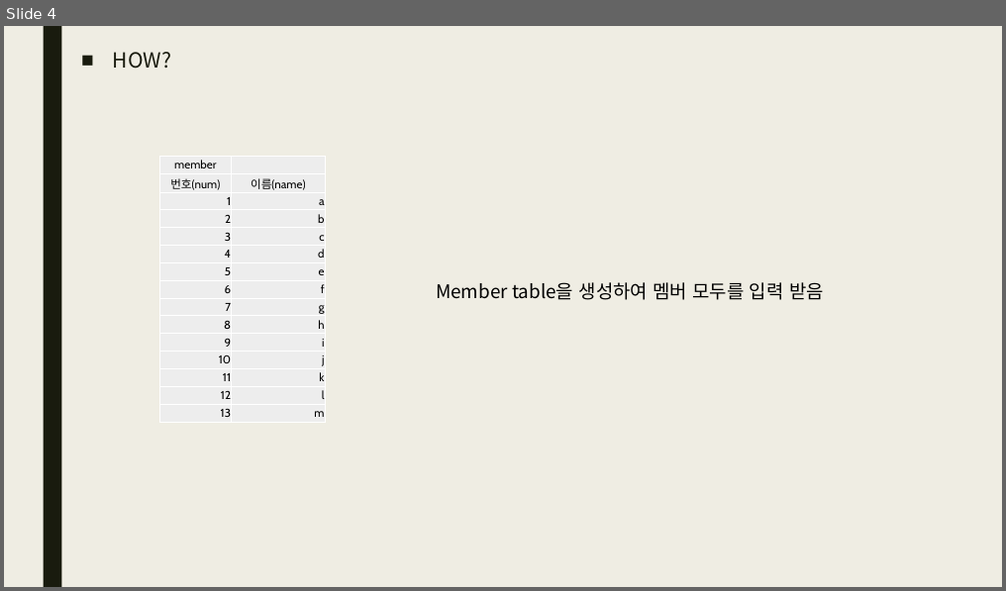
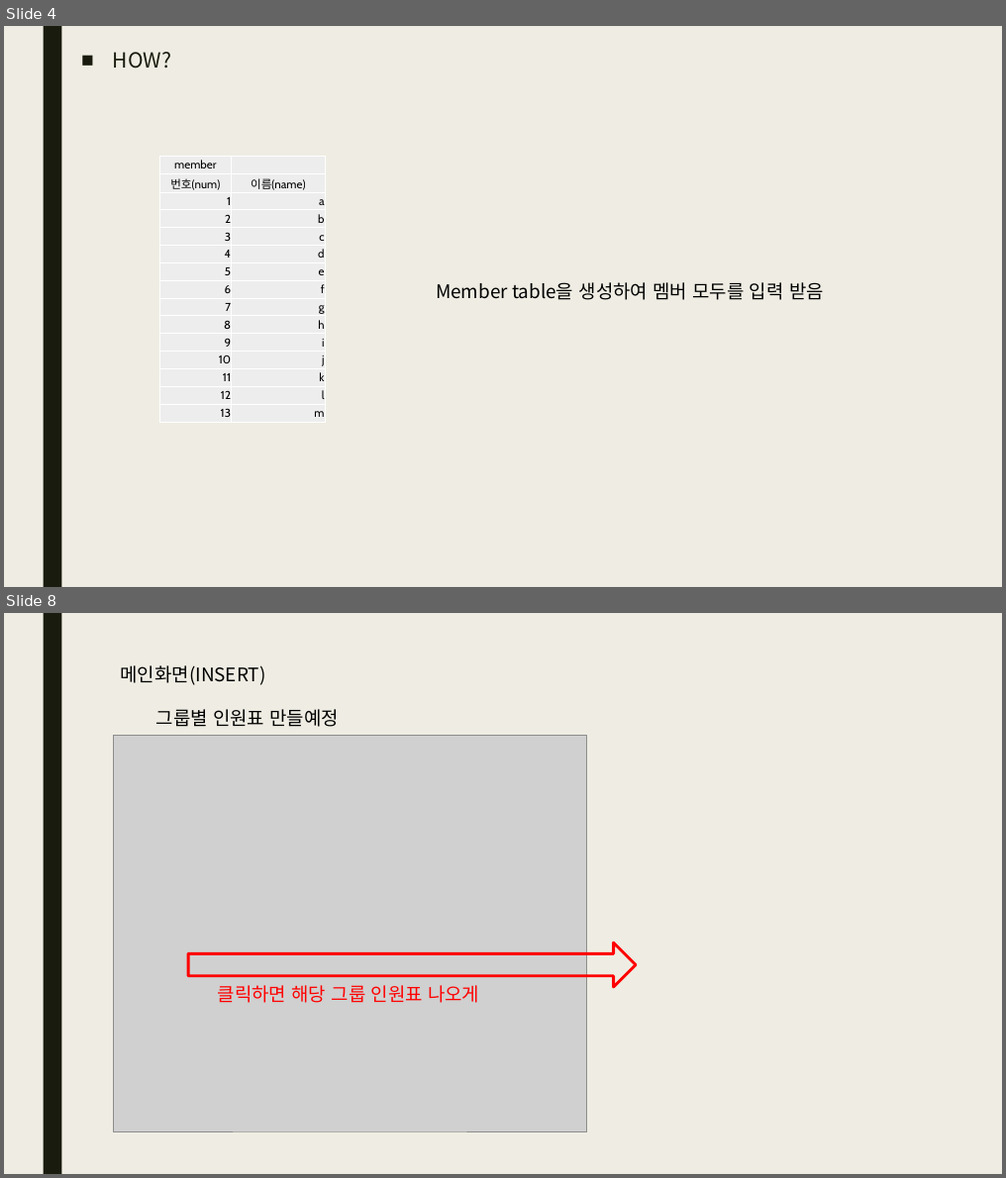
Before and after one commit to qhftkf1/02.S01_GroupMaker, a slide deck: S01_그룹 지정하기.pptx. Shown one above the other, each under a label of ours: slide 4 before the commit, slides 4 and 8 after it; the slides between them are not shown. The pictures are 1006x591 and 1006x1178 pixels, drawn with LibreOffice and Linux fonts; fonts in the diff are those of the drawing; grey boxes stand for pictures. Boxes give left, top, right and bottom in pixels: in the first picture for what was removed or moved away, otherwise in the second. Text is boxed around its words. In the diff, an @@ line names an element or a change of style, - is before the commit and + after.

```diff
--- a/S01_그룹 지정하기.pptx
+++ b/S01_그룹 지정하기.pptx
@@ slide 8 added at (4, 613, 1002, 1174), background #EFEDE3; not listed: 1 template element that a slide beside it also shows @@
@@ text added at (121, 665, 266, 685), 18 pt, text #000000 @@
+메인화면(INSERT)
@@ text added at (156, 709, 340, 727), 18 pt, text #000000 @@
+그룹별 인원표 만들예정
@@ picture added at (113, 735, 586, 1132) @@
@@ right arrow added at (188, 943, 636, 987), outline #FF0000 2.75 pt @@
@@ text added at (218, 985, 479, 1003), 18 pt, text #FF0000 @@
+클릭하면 해당 그룹 인원표 나오게
```
Also in this commit, not shown: 1 slide changed, 6 other slides added, 8 other files.
